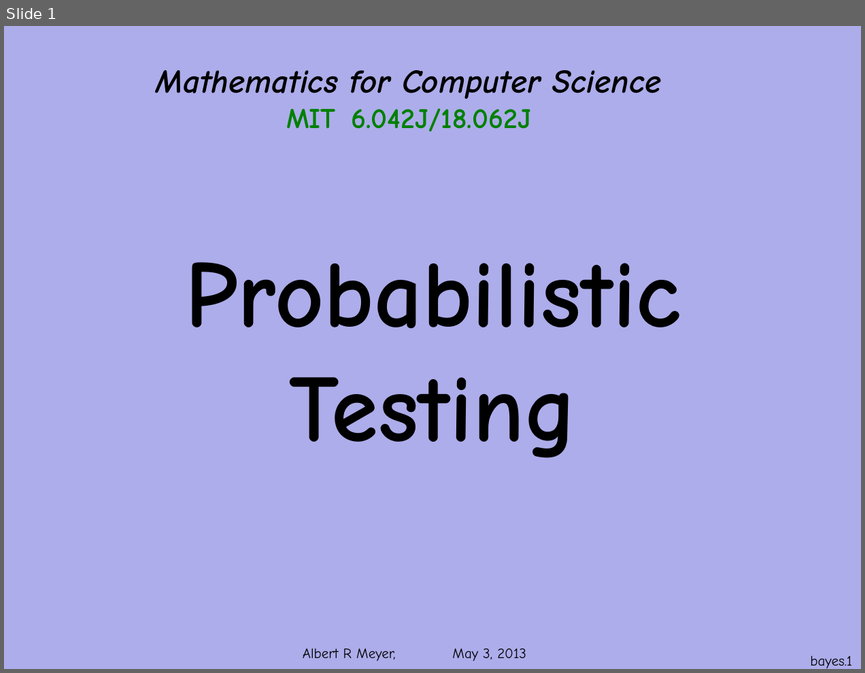
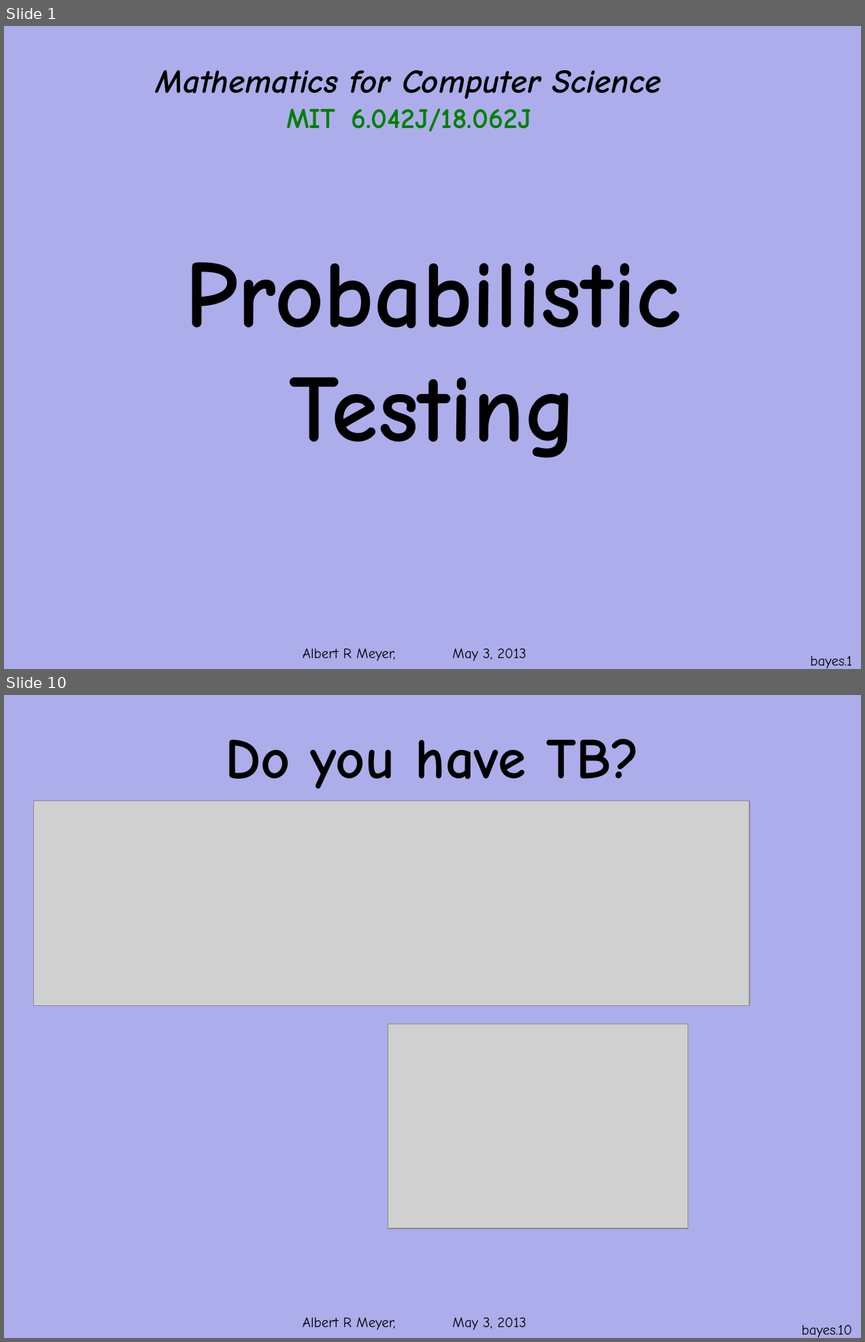
Before and after one commit to armeyer/mcs_web, a slide deck: spring13/slides13/prob-bayes.pptx. Shown one above the other, each under a label of ours: slide 1 before the commit, slides 1 and 10 after it; the slides between them are not shown. The pictures are 865x673 and 865x1342 pixels, drawn with LibreOffice and Linux fonts; fonts in the diff are those of the drawing; grey boxes stand for pictures; background and template pictures are left out. Boxes give left, top, right and bottom in pixels: in the first picture for what was removed or moved away, otherwise in the second. Text is boxed around its words. In the diff, an @@ line names an element or a change of style, - is before the commit and + after.

Commit message:
rewrite prob-bayes.pptx

```diff
--- a/spring13/slides13/prob-bayes.pptx
+++ b/spring13/slides13/prob-bayes.pptx
@@ slide 10 added at <box>4,695,861,1338</box>, background #ADADEB; not listed: 1 template element that a slide beside it also shows @@
@@ title added at <box>225,739,639,789</box>, 48 pt, text #000000, bold @@
+Do you have TB?
@@ picture added at <box>34,801,749,1006</box> @@
@@ line added from (118, 1028) to (118, 1028), #000000 0.75 pt @@
@@ picture added at <box>388,1024,687,1229</box> @@
@@ page number added at <box>802,1324,853,1337</box>, 12 pt, text #000000 @@
+bayes.10
```
Also in this commit, not shown: 7 slides changed, 15 other slides added, 4 slides removed.
